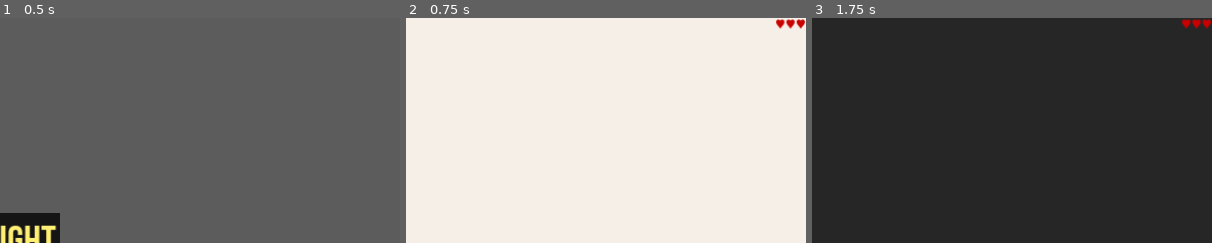
Above: before the commit, frames 1-3 (left to right).
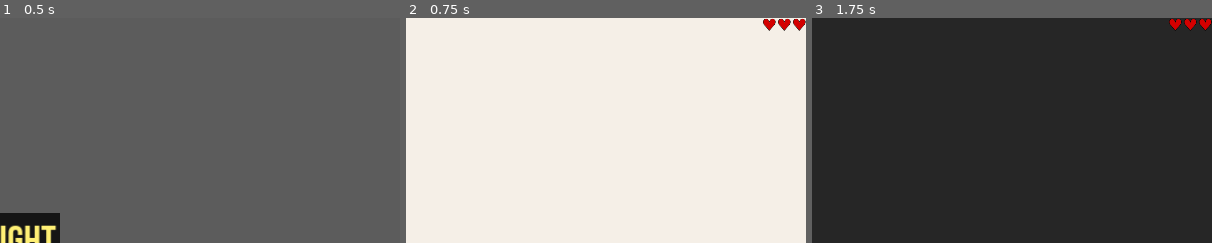
Above: after the commit, the same moments.

Repository: isprogfun/no-light
Game: Godot game, scene res://Scenes/Menu.tscn
Two runs of this game, one before a commit and one after it. Both use one fixed random seed, a clock stepped at 60 frames per second and the inputs below.
Inputs:
- Up to frame 1 (0.5 s): no input
- Up to frame 2 (0.75 s): click "Start game" at 0.5 s
- Up to frame 3 (1.75 s): tap Enter (ui_accept) at 1.25, 1.52 s; hold Right (ui_right) from 1.28 s (still down)
The pictures show only the part of the screen within x 50-100%, y 0-50%; the shares and areas given below are measured in that part.

Frame 1 is identical in both runs. In frame 2, 0.4% of the frame differs, in the area x 89-100%, y 0-6%; in frame 3, 0.3%.

Commit message:
Fixed export, music loop, health bar

Diff:
--- a/Components/Global.gd
+++ b/Components/Global.gd
@@ -17,7 +17,7 @@
 # Called when the node enters the scene tree for the first time.
 func _ready():
 	var root = get_tree().root
-	var levels = Array(DirAccess.get_files_at("res://Scenes/Levels")).filter(func(file): return file.get_extension() == "tscn")
+	var levels = Array(DirAccess.get_files_at("res://Scenes/Levels"))
 
 	number_of_levels = levels.size()
 	current_scene = root.get_child(root.get_child_count() - 1)
@@ -36,7 +36,7 @@
 	current_level += 1
 
 	if current_level == 1:
-		MusicController.get_node("Background").play()
+		MusicController.get_node("Background").play();
 
 	if number_of_levels < current_level:
 		emit_signal("success")
--- a/Components/music.tscn
+++ b/Components/music.tscn
@@ -6,3 +6,4 @@
 
 [node name="Background" type="AudioStreamPlayer" parent="."]
 stream = ExtResource("1_gxyev")
+volume_db = -10.0
--- a/UI/HUD.gd
+++ b/UI/HUD.gd
@@ -3,14 +3,16 @@
 var level_label
 var container
 var text_label
-var health_label
+var health_bar
+var heart
 
 # Called when the node enters the scene tree for the first time.
 func _ready():
 	level_label = get_node("LevelLabel")
 	container = get_node("Container")
 	text_label = container.get_node("Label")
-	health_label = get_node("HealthLabel")
+	health_bar = get_node("HealthBar")
+	heart = health_bar.get_node("Heart")
 
 	container.hide()
 
@@ -22,12 +24,10 @@
 	Global.connect("failure", _on_failure)
 
 func _show_lives():
-	var text = ""
-
 	for i in range(Global.number_of_lives):
-		text = text + "♥"
-
-	health_label.text = text
+		var newHeart = heart.duplicate()
+		newHeart.show()
+		health_bar.add_child(newHeart)
 
 func set_mode(mode):
 	if mode == "entered":
--- a/UI/HUD.tscn
+++ b/UI/HUD.tscn
@@ -1,7 +1,8 @@
-[gd_scene load_steps=3 format=3 uid="uid://cax0f6sjtwn4c"]
+[gd_scene load_steps=4 format=3 uid="uid://cax0f6sjtwn4c"]
 
 [ext_resource type="Theme" uid="uid://ct8oaedxef61s" path="res://UI/UI_theme.tres" id="1_5f2lt"]
 [ext_resource type="Script" path="res://UI/HUD.gd" id="1_pr5q2"]
+[ext_resource type="Texture2D" uid="uid://cy847gxma6wme" path="res://Assets/Art/heart.png" id="3_p51gh"]
 
 [node name="HUD" type="CanvasLayer"]
 script = ExtResource("1_pr5q2")
@@ -13,17 +14,20 @@
 theme_override_colors/font_color = Color(0, 0, 0, 1)
 theme_override_font_sizes/font_size = 40
 
-[node name="HealthLabel" type="Label" parent="."]
+[node name="HealthBar" type="HBoxContainer" parent="."]
 anchors_preset = 1
 anchor_left = 1.0
 anchor_right = 1.0
-offset_left = -81.0
-offset_bottom = 39.0
+offset_left = -104.0
+offset_bottom = 40.0
 grow_horizontal = 0
-theme = ExtResource("1_5f2lt")
-theme_override_colors/font_color = Color(0.784314, 0, 0, 1)
-text = "♥♥♥"
-horizontal_alignment = 2
+alignment = 2
+
+[node name="Heart" type="TextureRect" parent="HealthBar"]
+visible = false
+layout_mode = 2
+texture = ExtResource("3_p51gh")
+stretch_mode = 2
 
 [node name="Container" type="VBoxContainer" parent="."]
 process_mode = 3
--- a/project.godot
+++ b/project.godot
@@ -35,4 +35,5 @@
 
 [rendering]
 
+renderer/rendering_method="gl_compatibility"
 environment/defaults/default_clear_color=Color(0.362829, 0.362829, 0.362829, 1)
Binary file added: Assets/Art/heart.png
Not shown, added: Assets/Art/heart.png.import
Not shown, changed: Audio/Mind-Bender.mp3.import
Not shown, changed: .gitignore
